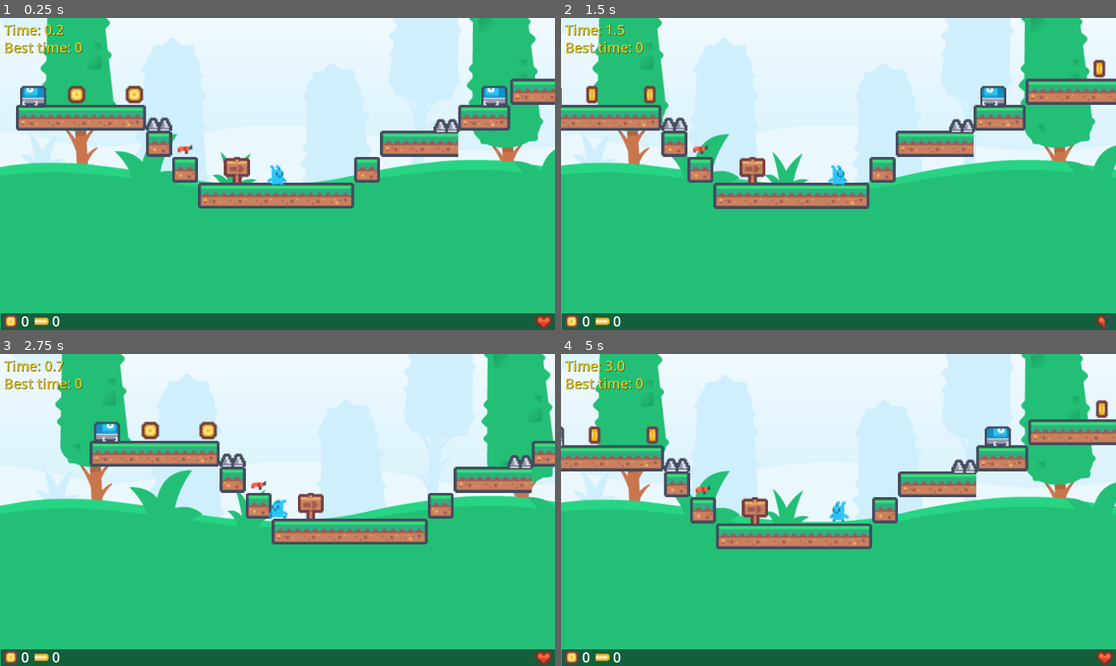
Above: before the commit, frames 1-4 (two rows, left to right).
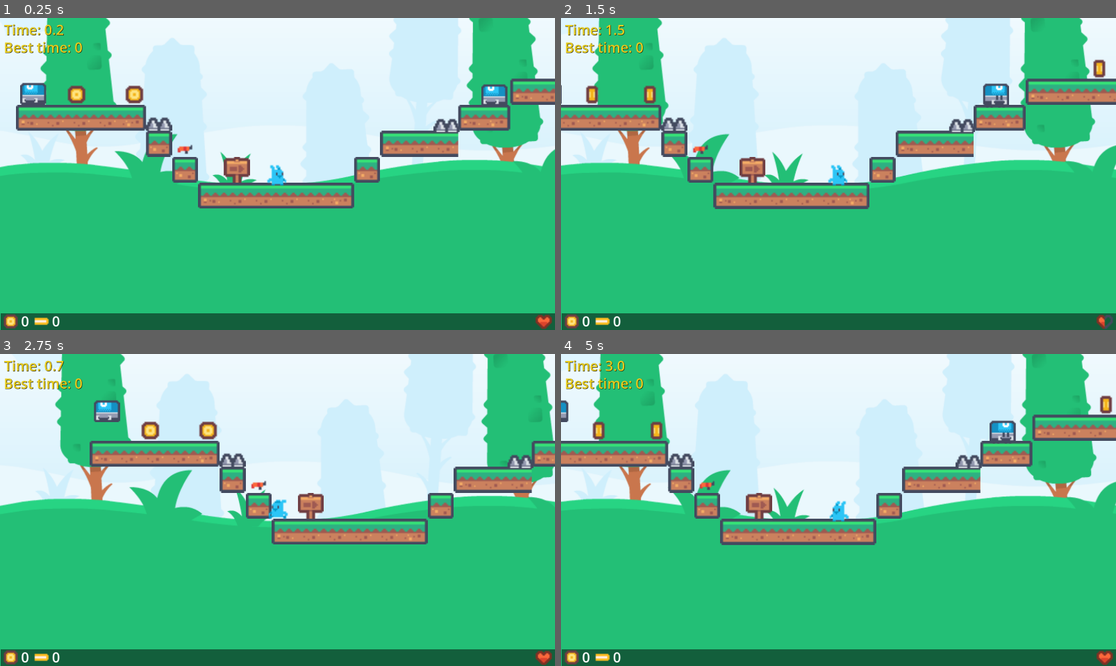
Above: after the commit, the same moments.

Repository: T-oo-T/game-development-final-project
Game: Godot game, scene res://Scenes/main.tscn
The game is run twice, just before and just after one commit, with the same random seed, the same clock (stepped at 60 frames per second) and the same inputs. The engine's default icon, where the game draws it, is replaced by a stand-in: a white triangle on a blue panel in a dark square.
Inputs:
- Up to frame 1 (0.25 s): no input
- Up to frame 2 (1.5 s): hold Right (right) from 0.53 s (still down); tap Space (shoot) at 0.6, 1.35 s; tap Up (jump) at 0.77 s
- Up to frame 3 (2.75 s): tap Up (jump) at 1.52 s; release Right (right) at 2.03 s; hold Left (left) from 2.03 s (still down); tap Space (shoot) at 2.1 s
- Up to frame 4 (5 s): release Left (left) at 2.78 s; hold Right (right) 2.78-4.28 s; tap Space (shoot) at 2.85, 3.6, 4.35 s; tap Up (jump) at 3.02, 3.77, 4.52 s; hold Left (left) from 4.28 s (still down)

The runs differ from the first frame. In frame 1, 0.4% of the frame differs, in the area x 3-92%, y 20-29%; in frame 2, 0.3%; in frame 3, 0.6%; in frame 4, 11%, in the area x 0-100%, y 0-63%.

Commit message:
make flier able to go through walls

Diff:
--- a/Scenes/flier.tscn
+++ b/Scenes/flier.tscn
@@ -1,10 +1,13 @@
-[gd_scene load_steps=4 format=3 uid="uid://hmeyai6aii1"]
+[gd_scene load_steps=5 format=3 uid="uid://hmeyai6aii1"]
 
 [ext_resource type="Script" uid="uid://dtkhhite4h6rv" path="res://Scripts/flier.gd" id="1_gmjtr"]
 [ext_resource type="Texture2D" uid="uid://cpqcarfacjap3" path="res://Assets/Enemies/flier.png" id="2_klkja"]
 
 [sub_resource type="RectangleShape2D" id="RectangleShape2D_hxr6s"]
 size = Vector2(14, 14)
+
+[sub_resource type="RectangleShape2D" id="RectangleShape2D_gmjtr"]
+size = Vector2(18, 14)
 
 [node name="Flier" type="CharacterBody2D"]
 collision_mask = 2
@@ -17,3 +20,11 @@
 
 [node name="CollisionShape2D" type="CollisionShape2D" parent="."]
 shape = SubResource("RectangleShape2D_hxr6s")
+
+[node name="Hitbox" type="Area2D" parent="."]
+
+[node name="CollisionShape2D" type="CollisionShape2D" parent="Hitbox"]
+position = Vector2(0, 1)
+shape = SubResource("RectangleShape2D_gmjtr")
+
+[connection signal="body_entered" from="Hitbox" to="." method="_on_hitbox_body_entered"]
--- a/Scripts/flier.gd
+++ b/Scripts/flier.gd
@@ -16,15 +16,7 @@
 	var towardsPlayer = player.global_position - global_position
 
 	if state == STATE_CHASE:
-		var direction
-
-		if is_on_ceiling():
-			direction = Vector2.DOWN
-		elif is_on_wall():
-			direction = Vector2.UP
-		else:
-			direction = towardsPlayer.normalized()
-
+		var direction = towardsPlayer.normalized()
 		velocity.x = direction[0] * speed
 		velocity.y = direction[1] * speed
 	elif towardsPlayer.length() < 50:
--- a/Scripts/robo.gd
+++ b/Scripts/robo.gd
@@ -6,29 +6,30 @@
 
 var GRAVITY := float(ProjectSettings.get_setting("physics/2d/default_gravity"))
 var player: CharacterBody2D
+var state: int
+var STATE_SLEEP = 0
+var STATE_PATROL = 1
+
 
 func _ready() -> void:
+	state = STATE_SLEEP
 	$AnimatedSprite2D.play("sleep")
 	player = get_parent().get_children().filter(func (child) -> bool:
 		return child is Player
 	)[0]
 
 func _physics_process(delta: float) -> void:
-	var distance = (player.global_position - global_position).length()
-	var player_near = distance < 100
+	if state == STATE_PATROL:
+		if !is_on_floor():
+			velocity.y += GRAVITY * delta
 
-	if !is_on_floor():
-		velocity.y += GRAVITY * delta
+		if !ray.is_colliding() and is_on_floor():
+			flip()
 
-	if !ray.is_colliding() and is_on_floor():
-		flip()
-
-	if player_near:
 		velocity.x = speed
 		$AnimatedSprite2D.play("move")
-	else:
-		velocity.x = 0
-		$AnimatedSprite2D.play("sleep")
+	elif (player.global_position - global_position).length() < 100:
+		state = STATE_PATROL
 
 	move_and_slide()
 
